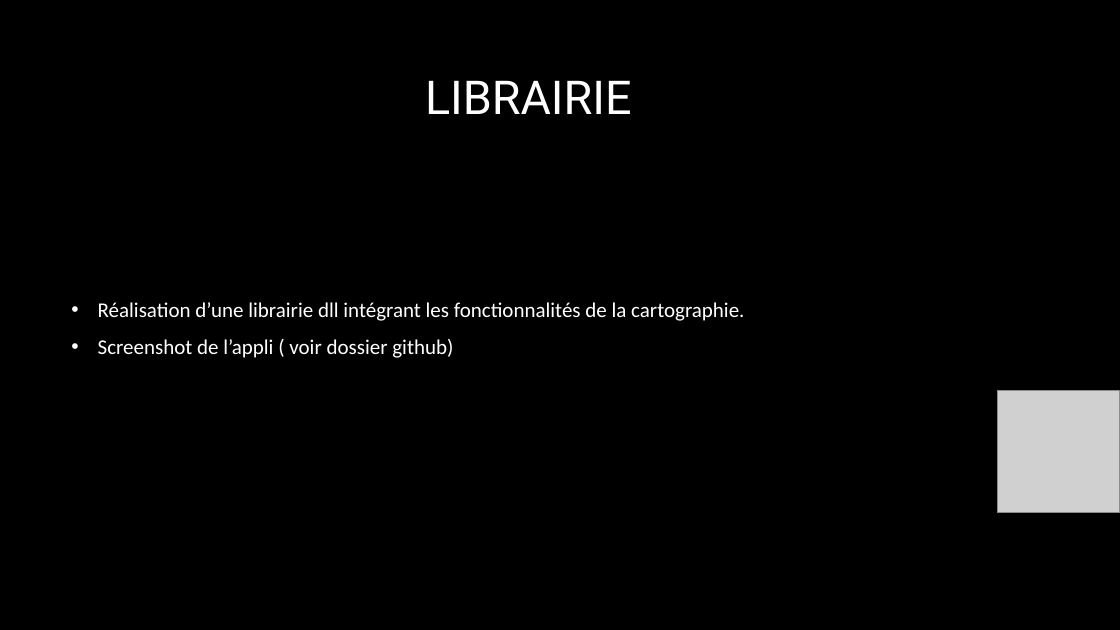
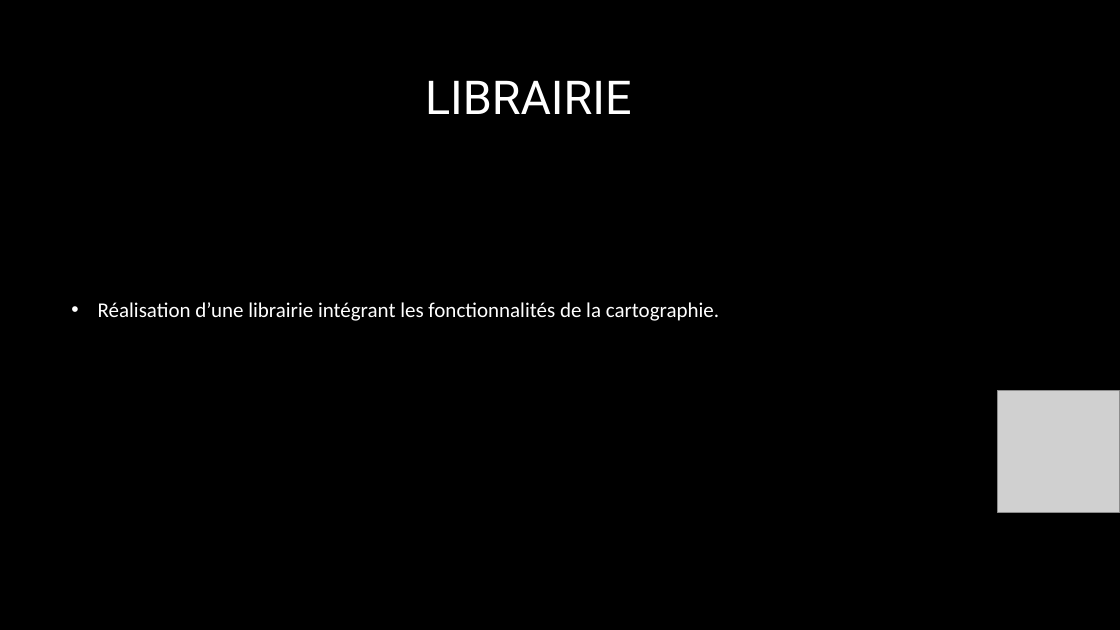
Before and after one commit to regfarad/mapsLibrary, a slide deck: slide 3 of PWP Presentation 1/Présentation7.pptx. Drawn at 1120x630 pixels with LibreOffice and Linux fonts; fonts in the diff are those of the drawing; grey boxes stand for pictures; background and template pictures are left out. Boxes give left, top, right and bottom in pixels: in the first picture for what was removed or moved away, otherwise in the second. Text is boxed around its words. In the diff, an @@ line names an element or a change of style, - is before the commit and + after.

```diff
--- a/PWP Presentation 1/Présentation7.pptx
+++ b/PWP Presentation 1/Présentation7.pptx
@@ text at box(98, 302, 719, 321): text changed @@
-• Réalisation d’une librairie dll intégrant les fonctionnalités de la cartographie.
-• Screenshot de l’appli ( voir dossier github)
+• Réalisation d’une librairie intégrant les fonctionnalités de la cartographie.
```
Also in this commit, not shown: 1 other slide changed.
